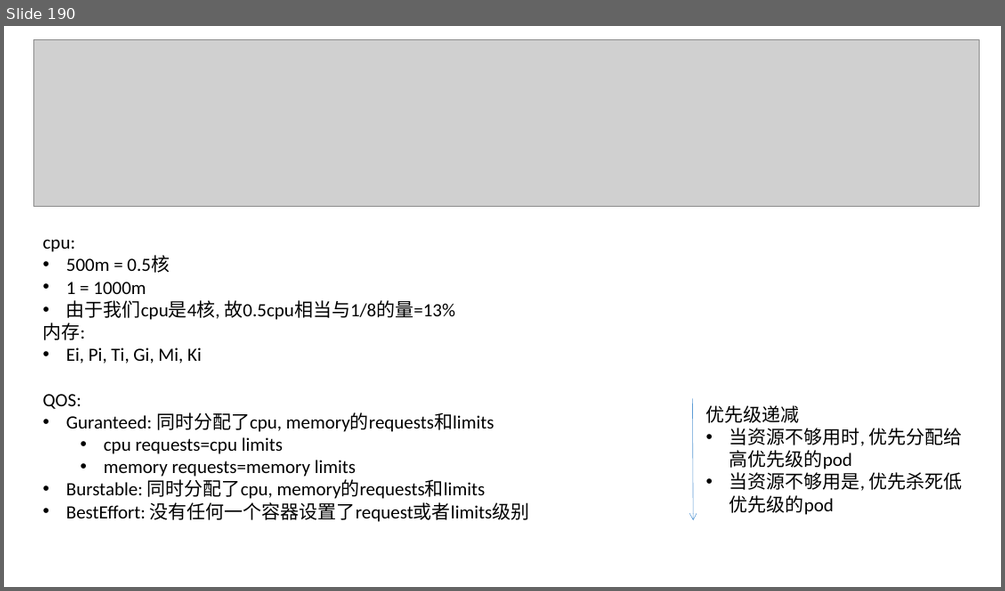
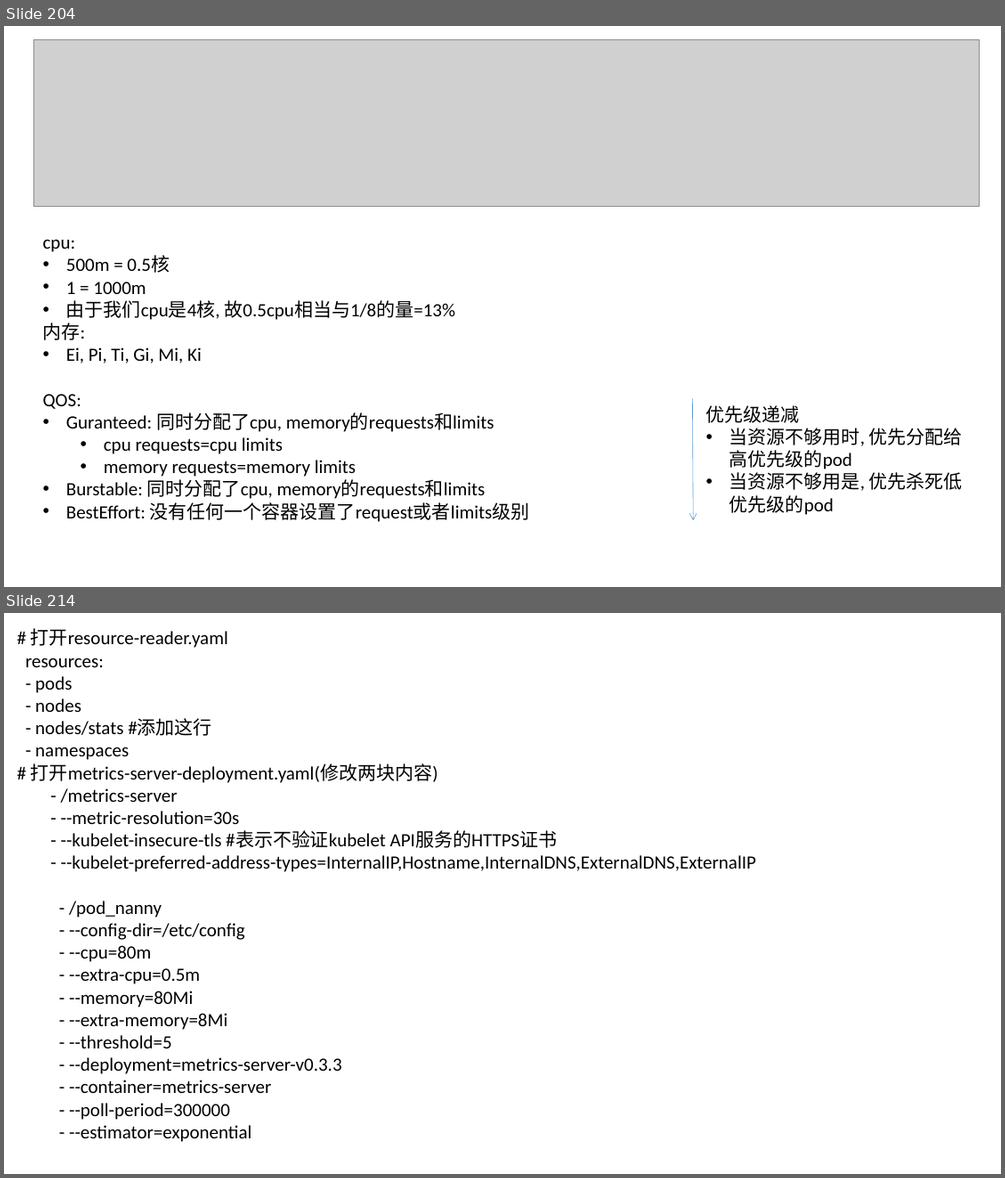
Before and after one commit to johnnylei/reource, a slide deck: k8s/kubernetes.pptx. Shown one above the other, each under a label of ours: slide 190 before the commit, slides 204 and 214 after it; the slides between them are not shown. The pictures are 1005x591 and 1005x1178 pixels, drawn with LibreOffice and Linux fonts; fonts in the diff are those of the drawing; grey boxes stand for pictures. Boxes give left, top, right and bottom in pixels: in the first picture for what was removed or moved away, otherwise in the second. Text is boxed around its words. In the diff, an @@ line names an element or a change of style, - is before the commit and + after.

```diff
--- a/k8s/kubernetes.pptx
+++ b/k8s/kubernetes.pptx
@@ slide 214 added at [4, 613, 1001, 1174], background #FFFFFF @@
@@ text added at [25, 628, 756, 1142], 18 pt, text #000000 @@
+# 打开resource-reader.yaml
+resources:
+- pods
+- nodes
+- nodes/stats #添加这行
+- namespaces
+# 打开metrics-server-deployment.yaml(修改两块内容)
+- /metrics-server
+- --metric-resolution=30s
+- --kubelet-insecure-tls #表示不验证kubelet API服务的HTTPS证书
+- --kubelet-preferred-address-types=InternalIP,Hostname,InternalDNS,ExternalDNS,ExternalIP
+- /pod_nanny
+- --config-dir=/etc/config
+- --cpu=80m
+- --extra-cpu=0.5m
+- --memory=80Mi
+- --extra-memory=8Mi
+- --threshold=5
+- --deployment=metrics-server-v0.3.3
+- --container=metrics-server
+- --poll-period=300000
+- --estimator=exponential
@@ what was slide 190 is now slide 204 @@
```
Also in this commit, not shown: 9 slides changed, 47 other slides added.
